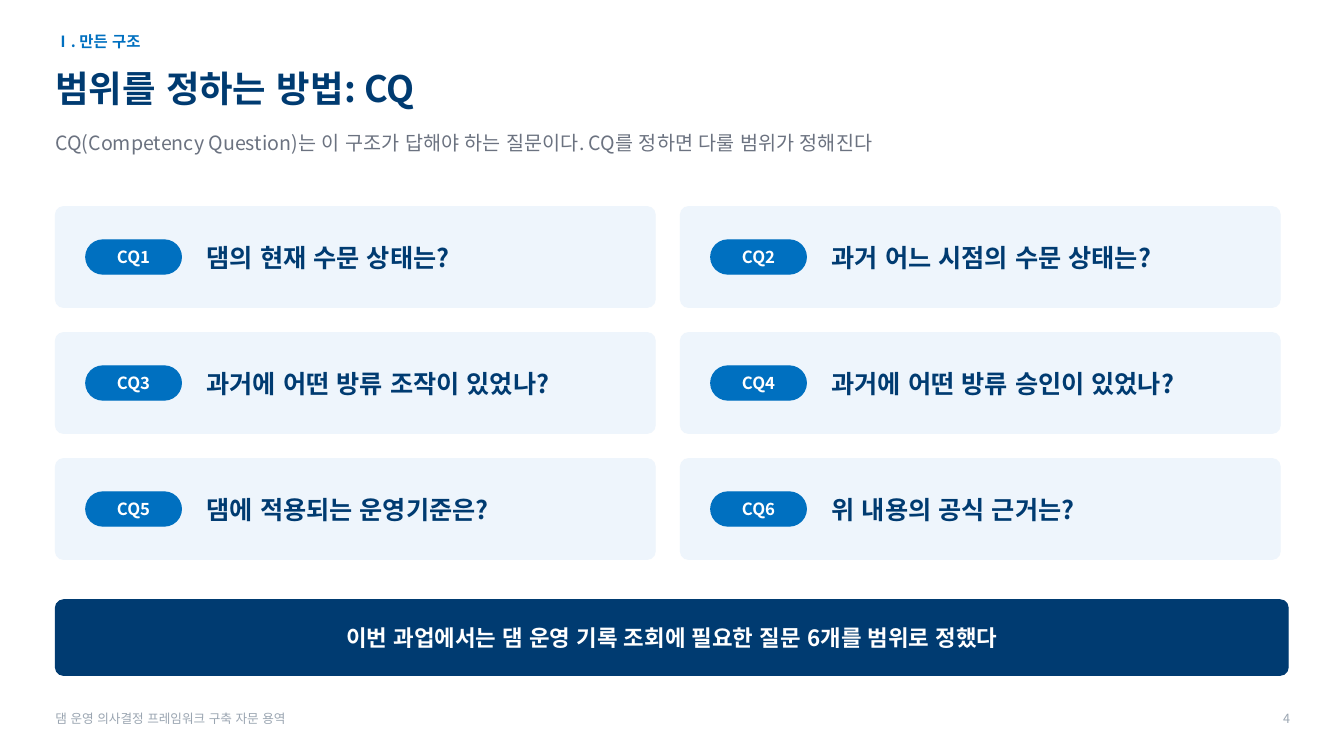
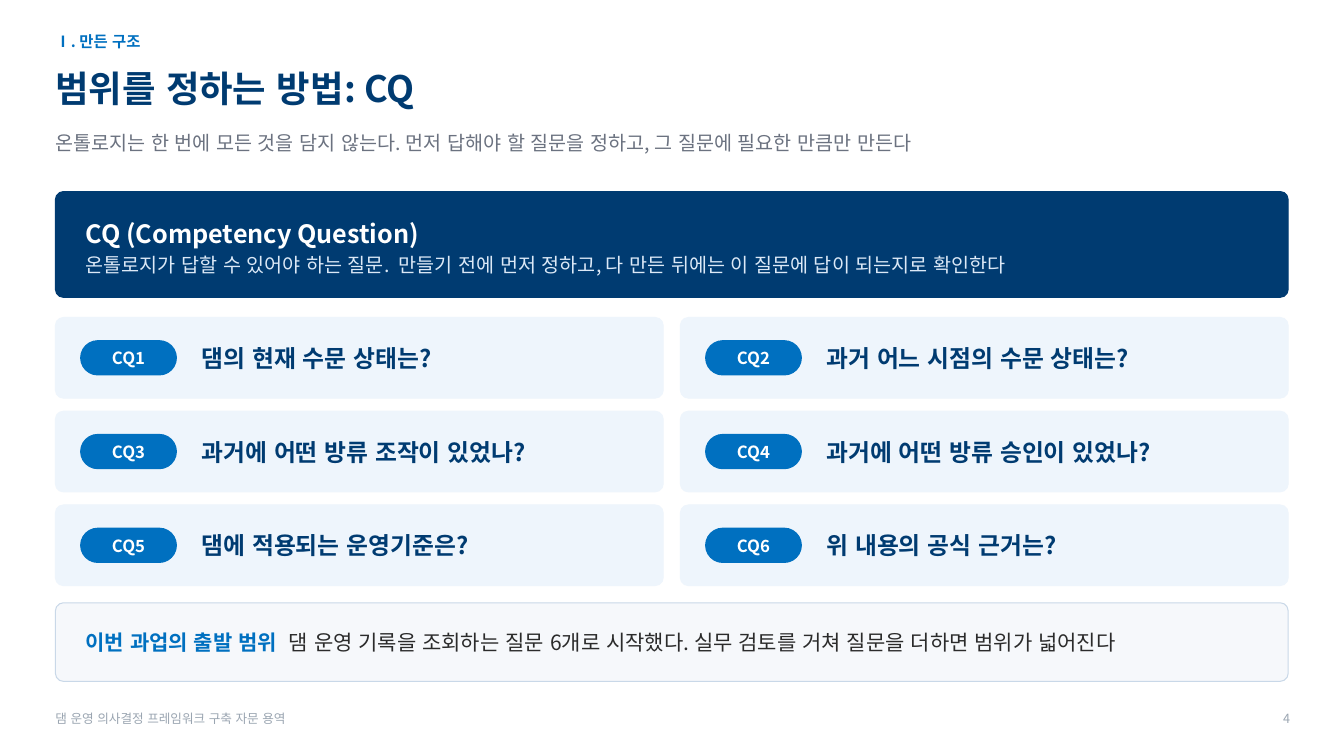
Before and after one commit to mkm1119/KGRAG-LLM, a slide deck: slide 4 of project_khnp/2026.11.26_한강수력본부_발표자료_초안.pptx. Drawn at 1344x756 pixels with LibreOffice and Linux fonts; fonts in the diff are those of the drawing; background and template pictures are left out. Boxes give left, top, right and bottom in pixels: in the first picture for what was removed or moved away, otherwise in the second. Text is boxed around its words. In the diff, an @@ line names an element or a change of style, - is before the commit and + after.

```diff
--- a/project_khnp/2026.11.26_한강수력본부_발표자료_초안.pptx
+++ b/project_khnp/2026.11.26_한강수력본부_발표자료_초안.pptx
@@ text at bbox=[55, 133, 911, 154]: text changed @@
-CQ(Competency Question)는 이 구조가 답해야 하는 질문이다. CQ를 정하면 다룰 범위가 정해진다
+온톨로지는 한 번에 모든 것을 담지 않는다. 먼저 답해야 할 질문을 정하고, 그 질문에 필요한 만큼만 만든다
@@ rounded rectangle added at bbox=[55, 192, 1289, 297], fill #003B71, outline #003B71 0.75 pt @@
@@ text added at bbox=[86, 222, 1005, 276], 14 pt, text #DCE9F7 @@
+CQ (Competency Question)
+온톨로지가 답할 수 있어야 하는 질문. 만들기 전에 먼저 정하고, 다 만든 뒤에는 이 질문에 답이 되는지로 확인한다
@@ rounded rectangle: place and size @@
-rounded rectangle at bbox=[55, 333, 655, 434]
+rounded rectangle at bbox=[55, 318, 663, 398]
@@ size 18 to 17 pt in 6 elements at bbox=[202, 534, 468, 556], bbox=[827, 534, 1056, 556], bbox=[202, 441, 526, 463], bbox=[827, 441, 1151, 463], bbox=[827, 347, 1129, 369], bbox=[202, 347, 431, 369] @@
@@ text "댐의 현재 수문 상태는?": place and size @@
-text "댐의 현재 수문 상태는?" at bbox=[207, 245, 449, 270]
+text "댐의 현재 수문 상태는?" at bbox=[202, 347, 431, 369]
@@ rounded rectangle: place and size @@
-rounded rectangle at bbox=[681, 333, 1280, 434]
+rounded rectangle at bbox=[681, 318, 1289, 398]
@@ text "과거 어느 시점의 수문 상태는?": place and size @@
-text "과거 어느 시점의 수문 상태는?" at bbox=[832, 246, 1151, 270]
+text "과거 어느 시점의 수문 상태는?" at bbox=[827, 347, 1129, 369]
@@ text "CQ1": place and size @@
-text "CQ1" at bbox=[117, 250, 150, 267]
+text "CQ1" at bbox=[112, 351, 145, 368]
@@ rounded rectangle: place and size @@
-rounded rectangle at bbox=[86, 366, 181, 400]
+rounded rectangle at bbox=[81, 341, 176, 375]
@@ text "CQ2": place and size @@
-text "CQ2" at bbox=[742, 250, 775, 267]
+text "CQ2" at bbox=[737, 351, 770, 368]
@@ rounded rectangle: place and size @@
-rounded rectangle at bbox=[711, 366, 807, 400]
+rounded rectangle at bbox=[706, 341, 802, 375]
@@ rounded rectangle: place and size @@
-rounded rectangle at bbox=[55, 207, 655, 308]
+rounded rectangle at bbox=[55, 411, 663, 492]
@@ text "과거에 어떤 방류 조작이 있었나?": place and size @@
-text "과거에 어떤 방류 조작이 있었나?" at bbox=[207, 372, 550, 396]
+text "과거에 어떤 방류 조작이 있었나?" at bbox=[202, 441, 526, 463]
@@ proportions changed in 6 elements at bbox=[55, 318, 663, 398], bbox=[681, 318, 1289, 398], bbox=[55, 505, 663, 586], bbox=[681, 505, 1289, 586], bbox=[55, 411, 663, 492], bbox=[681, 411, 1289, 492] @@
@@ rounded rectangle: place and size @@
-rounded rectangle at bbox=[681, 207, 1280, 308]
+rounded rectangle at bbox=[681, 411, 1289, 492]
@@ text "과거에 어떤 방류 승인이 있었나?": place and size @@
-text "과거에 어떤 방류 승인이 있었나?" at bbox=[832, 372, 1175, 396]
+text "과거에 어떤 방류 승인이 있었나?" at bbox=[827, 441, 1151, 463]
@@ text "CQ3": place and size @@
-text "CQ3" at bbox=[117, 376, 150, 393]
+text "CQ3" at bbox=[112, 445, 145, 462]
@@ rounded rectangle: place and size @@
-rounded rectangle at bbox=[86, 240, 181, 274]
+rounded rectangle at bbox=[81, 435, 176, 469]
@@ text "CQ4": place and size @@
-text "CQ4" at bbox=[742, 376, 775, 393]
+text "CQ4" at bbox=[737, 445, 770, 462]
@@ rounded rectangle: place and size @@
-rounded rectangle at bbox=[711, 240, 807, 274]
+rounded rectangle at bbox=[706, 435, 802, 469]
@@ rounded rectangle: place and size @@
-rounded rectangle at bbox=[55, 459, 655, 560]
+rounded rectangle at bbox=[55, 505, 663, 586]
@@ text "댐에 적용되는 운영기준은?": place and size @@
-text "댐에 적용되는 운영기준은?" at bbox=[207, 498, 489, 522]
+text "댐에 적용되는 운영기준은?" at bbox=[202, 534, 468, 556]
@@ rounded rectangle: place and size @@
-rounded rectangle at bbox=[681, 459, 1280, 560]
+rounded rectangle at bbox=[681, 505, 1289, 586]
@@ text "위 내용의 공식 근거는?": place and size @@
-text "위 내용의 공식 근거는?" at bbox=[832, 498, 1074, 522]
+text "위 내용의 공식 근거는?" at bbox=[827, 534, 1056, 556]
@@ 2 texts, 2 rounded rectangles: place and size @@
-2 texts, 2 rounded rectangles at bbox=[86, 492, 807, 526]
+2 texts, 2 rounded rectangles at bbox=[81, 528, 802, 563]
@@ rounded rectangle: place and size @@
-rounded rectangle at bbox=[55, 600, 1289, 676]
+rounded rectangle at bbox=[55, 603, 1289, 682]
@@ rounded rectangle at bbox=[55, 603, 1289, 682]: fill #003B71 to #F6F8FB; outline #003B71 0.75 pt to #C9D8E8 0.75 pt; proportions changed @@
@@ text at bbox=[86, 632, 1115, 652]: text changed; size 16 to 15 pt; text colour #FFFFFF to #2B2B2B; bold off @@
-이번 과업에서는 댐 운영 기록 조회에 필요한 질문 6개를 범위로 정했다
+이번 과업의 출발 범위 댐 운영 기록을 조회하는 질문 6개로 시작했다. 실무 검토를 거쳐 질문을 더하면 범위가 넓어진다
```
Also in this commit, not shown: 13 other slides changed, 1 slide added, 1 slide removed, 5 other files.
